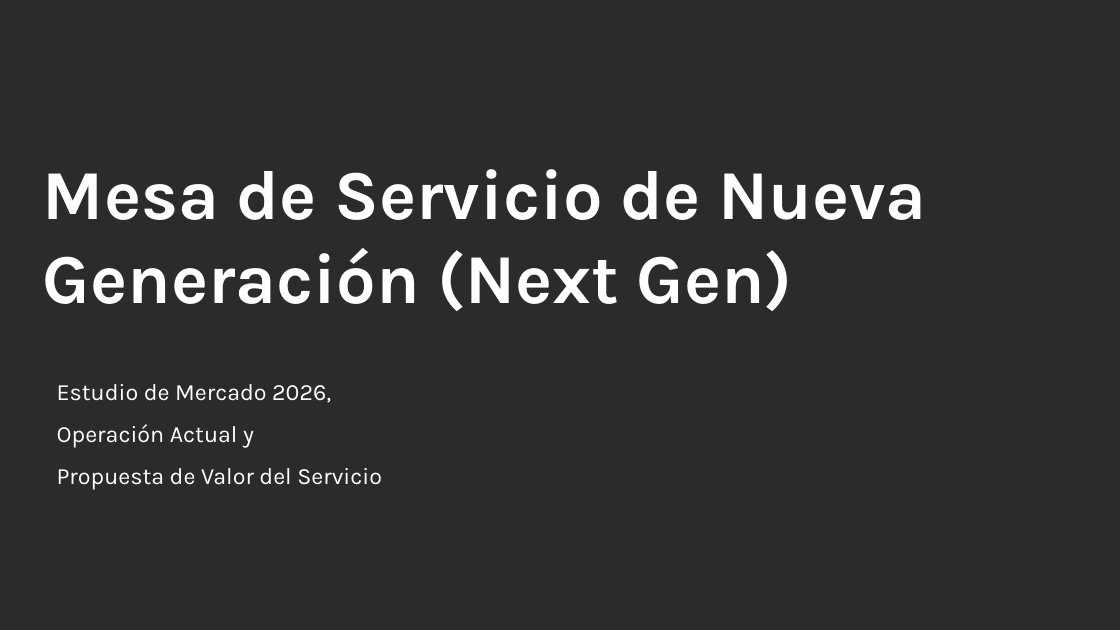
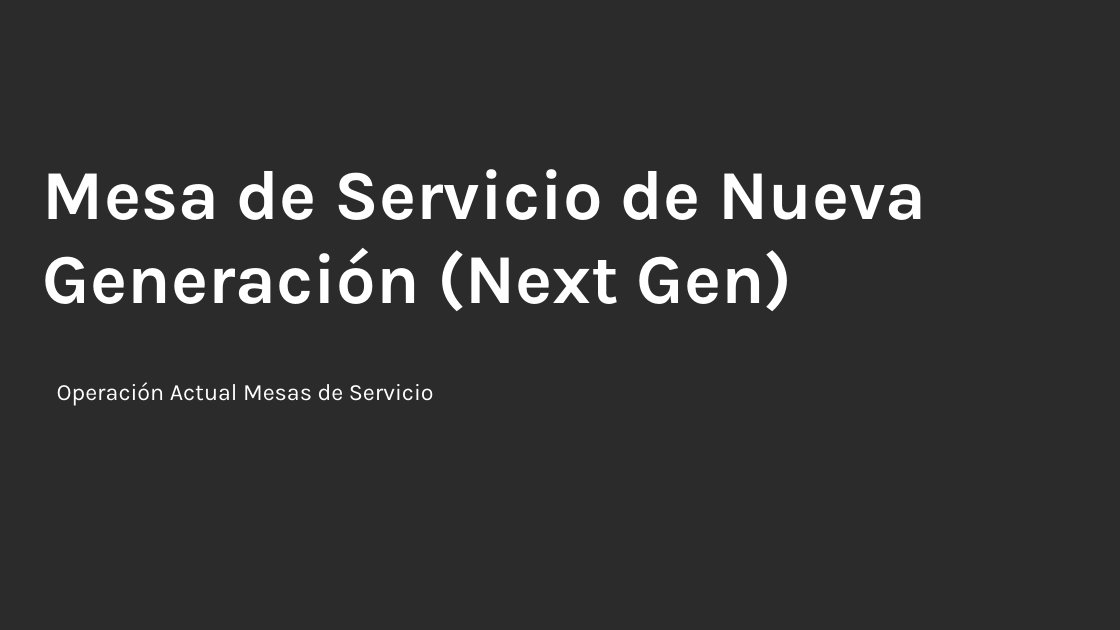
Before and after one commit to nataliazarthapersonalsoft/mesadeservicio-modernizacionaplicaciones, a slide deck: slide 1 of 02-Ingenieria/01-investigacion_operaciones/04-lecciones_aprendidas/Levantar lecciones aprendidas mesas actuales.pptx. Drawn at 1120x630 pixels with LibreOffice and Linux fonts; fonts in the diff are those of the drawing; background and template pictures are left out; a plain dark background stands for a picture behind light text. Boxes give left, top, right and bottom in pixels: in the first picture for what was removed or moved away, otherwise in the second. Text is boxed around its words. In the diff, an @@ line names an element or a change of style, - is before the commit and + after.

```diff
--- a/02-Ingenieria/01-investigacion_operaciones/04-lecciones_aprendidas/Levantar lecciones aprendidas mesas actuales.pptx
+++ b/02-Ingenieria/01-investigacion_operaciones/04-lecciones_aprendidas/Levantar lecciones aprendidas mesas actuales.pptx
@@ subtitle at (57, 382, 434, 406): text changed @@
-Estudio de Mercado 2026,
-Operación Actual y
-Propuesta de Valor del Servicio
+Operación Actual Mesas de Servicio
```
Also in this commit, not shown: 10 other slides changed, 7 slides added, 33 slides removed, 9 other files.
